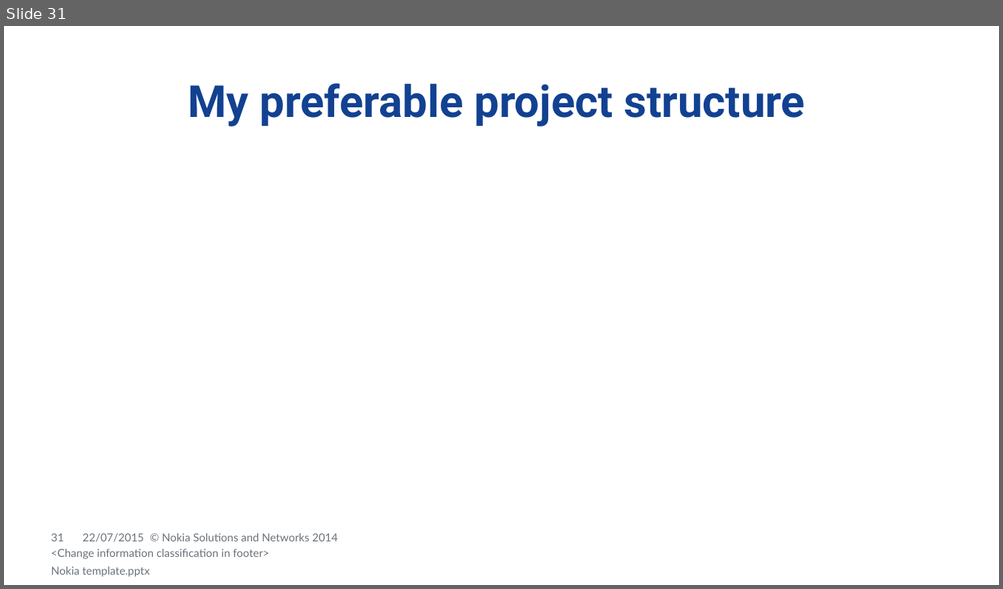
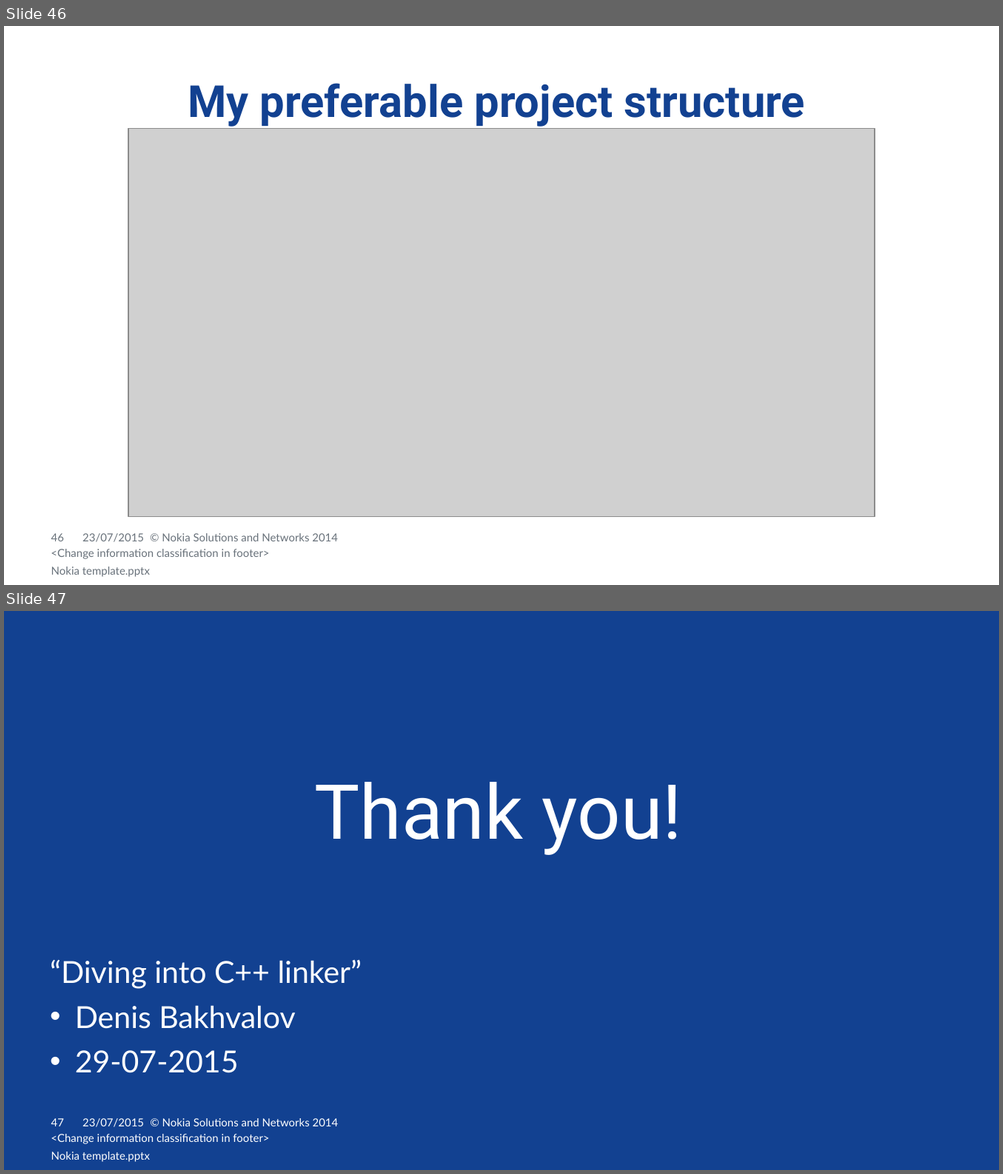
Before and after one commit to dendibakh/Linker, a slide deck: Diving into C++ linker.pptx. Shown one above the other, each under a label of ours: slide 31 before the commit, slides 46 and 47 after it. The pictures are 1003x589 and 1003x1174 pixels, drawn with LibreOffice and Linux fonts; fonts in the diff are those of the drawing; grey boxes stand for pictures; background and template pictures are left out. Boxes give left, top, right and bottom in pixels: in the first picture for what was removed or moved away, otherwise in the second. Text is boxed around its words. In the diff, an @@ line names an element or a change of style, - is before the commit and + after.

```diff
--- a/Diving into C++ linker.pptx
+++ b/Diving into C++ linker.pptx
@@ slide 47 added at (4, 611, 999, 1170), background #124191; not listed: 1 template element that a slide beside it also shows @@
@@ line added from (50, 611) to (50, 1170), #124191 0.25 pt @@
@@ line added from (946, 611) to (946, 1170), #124191 0.25 pt @@
@@ line added from (4, 642) to (999, 642), #124191 0.25 pt @@
@@ line added from (4, 675) to (999, 675), #124191 0.25 pt @@
@@ line added from (4, 703) to (999, 703), #124191 0.25 pt @@
@@ line added from (999, 729) to (4, 729), #124191 0.25 pt @@
@@ text added at (314, 782, 682, 855), 55 pt, text #FFFFFF @@
+Thank you!
@@ text added at (50, 960, 362, 1073), 22 pt, text #FFFFFF @@
+“Diving into C++ linker”
+• Denis Bakhvalov
+• 29-07-2015
@@ line added from (999, 1089) to (4, 1089), #124191 0.25 pt @@
@@ line added from (4, 1118) to (999, 1118), #124191 0.25 pt @@
@@ text added at (82, 1119, 144, 1128), 8 pt, text #FFFFFF @@
+23/07/2015
@@ text added at (162, 1119, 338, 1127), 8 pt, text #FFFFFF @@
+© Nokia Solutions and Networks 2014
@@ text added at (51, 1134, 269, 1145), 8 pt, text #FFFFFF @@
+<Change information classification in footer>
@@ line added from (4, 1146) to (999, 1146), #124191 0.25 pt @@
@@ text added at (51, 1152, 150, 1162), 8 pt, text #FFFFFF @@
+Nokia template.pptx
@@ what was slide 31 is now slide 46 @@
@@ slide 46 changed as well @@
@@ picture added at (128, 128, 874, 517) @@
@@ page number at (51, 534, 64, 542): text changed @@
-31
+46
@@ text at (82, 534, 144, 543): text changed @@
-22/07/2015
+23/07/2015
```
Also in this commit, not shown: 31 other slides changed, 15 other slides added, 1 slide removed, 8 other files.
